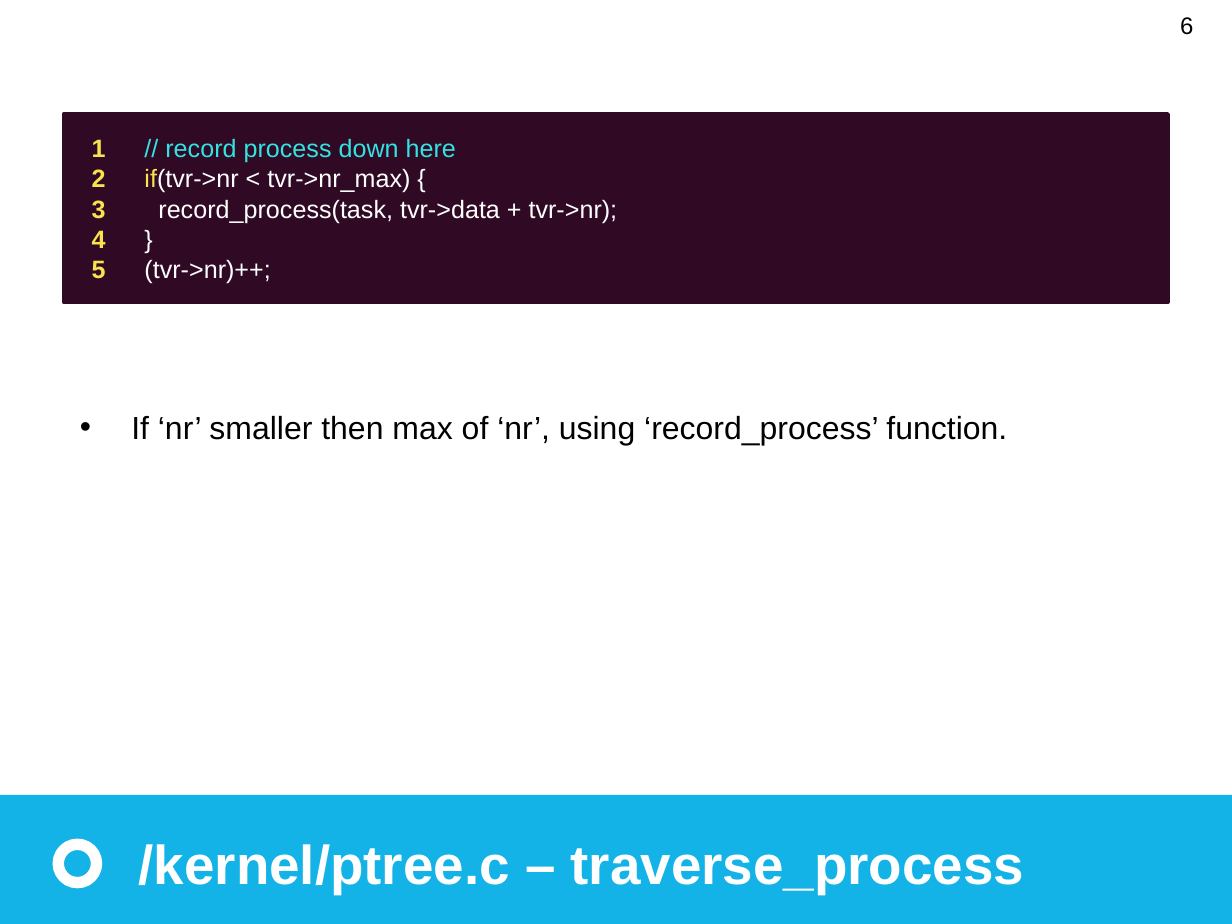
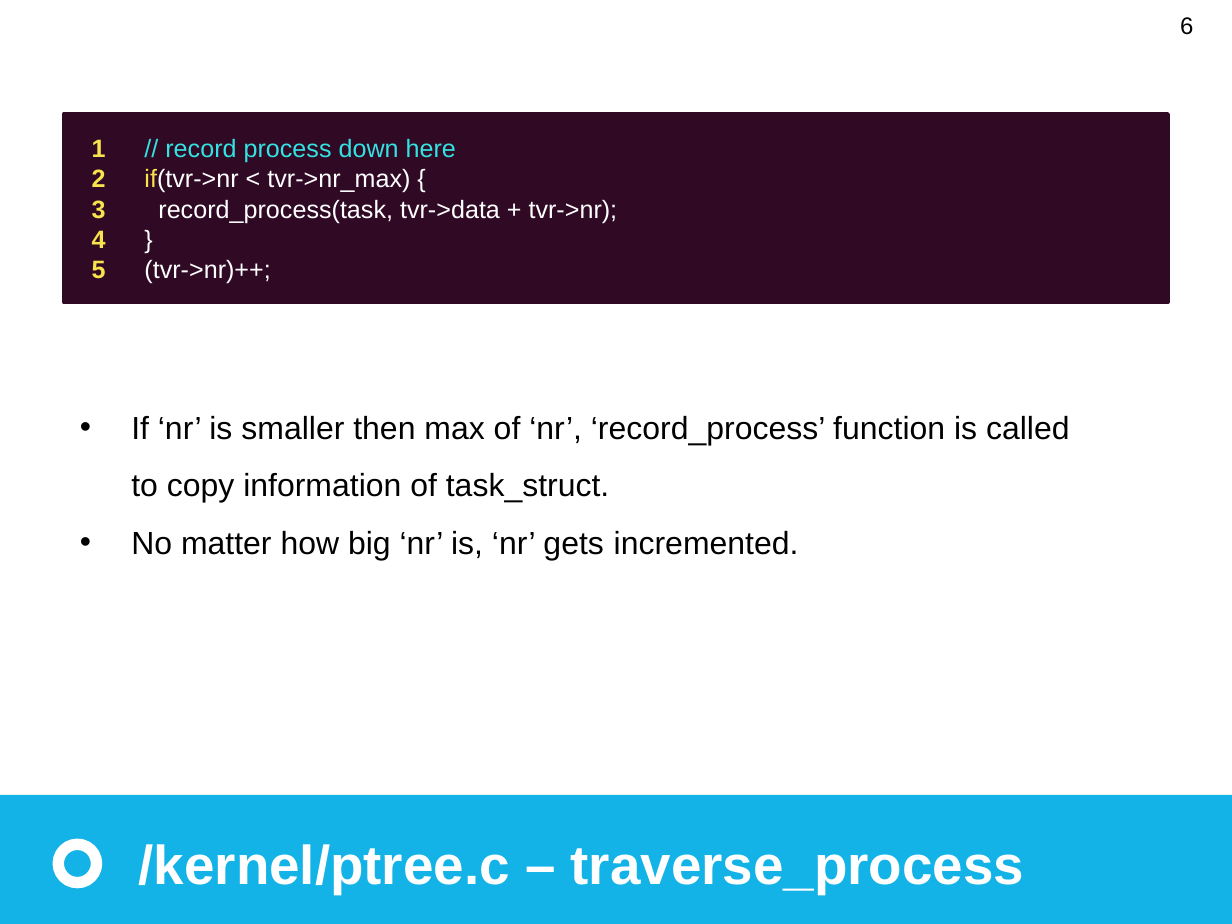
Before and after one commit to pps789/operating-system-2018, a slide deck: slide 6 of OS_proj1.pptx. Drawn at 1232x924 pixels with LibreOffice and Linux fonts; fonts in the diff are those of the drawing. Boxes give left, top, right and bottom in pixels: in the first picture for what was removed or moved away, otherwise in the second. Text is boxed around its words. In the diff, an @@ line names an element or a change of style, - is before the commit and + after.

```diff
--- a/OS_proj1.pptx
+++ b/OS_proj1.pptx
@@ text at <box>131,416,1070,560</box>: text changed @@
-• If ‘nr’ smaller then max of ‘nr’, using ‘record_process’ function.
+• If ‘nr’ is smaller then max of ‘nr’, ‘record_process’ function is called to copy information of task_struct.
+• No matter how big ‘nr’ is, ‘nr’ gets incremented.
```
Also in this commit, not shown: 6 other slides changed.
